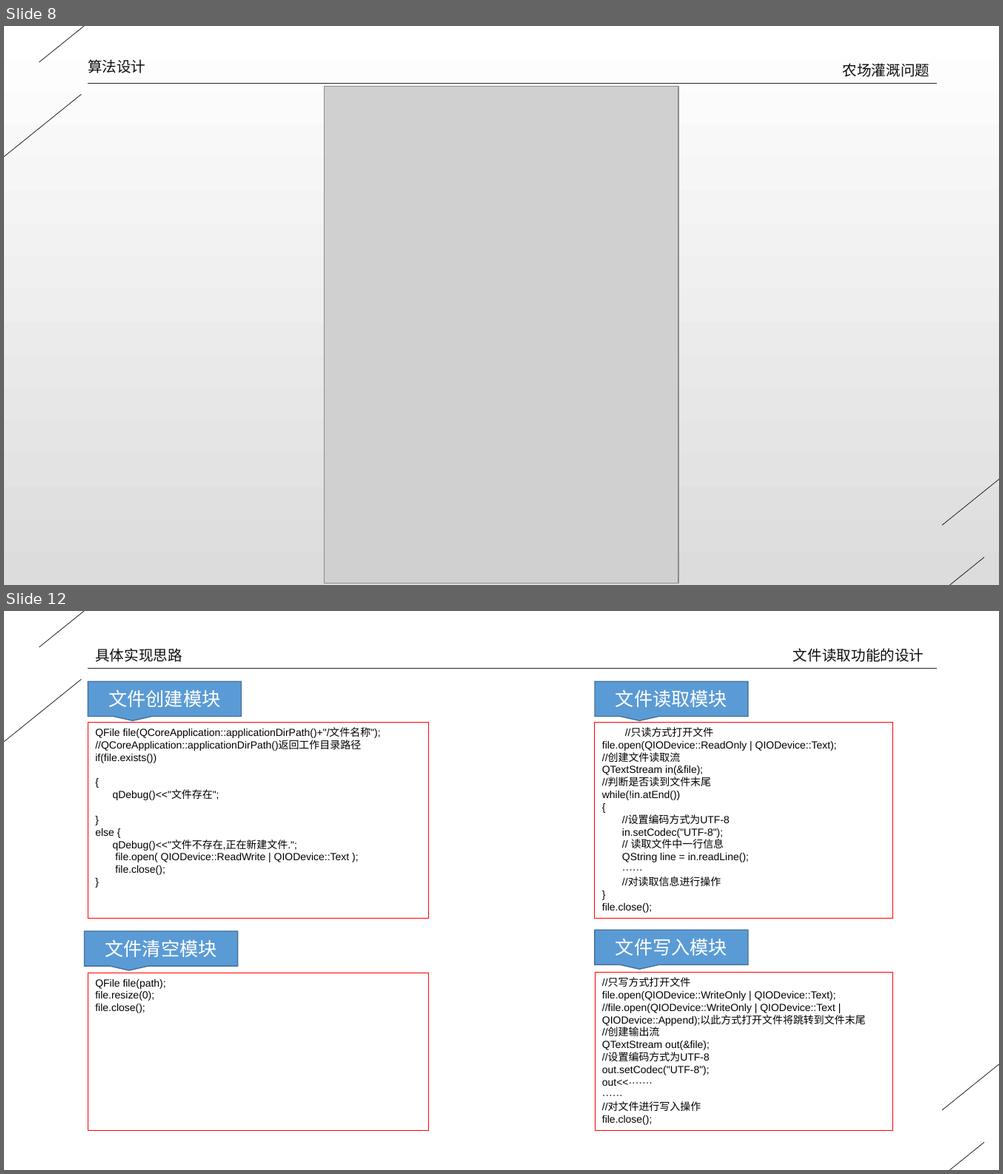
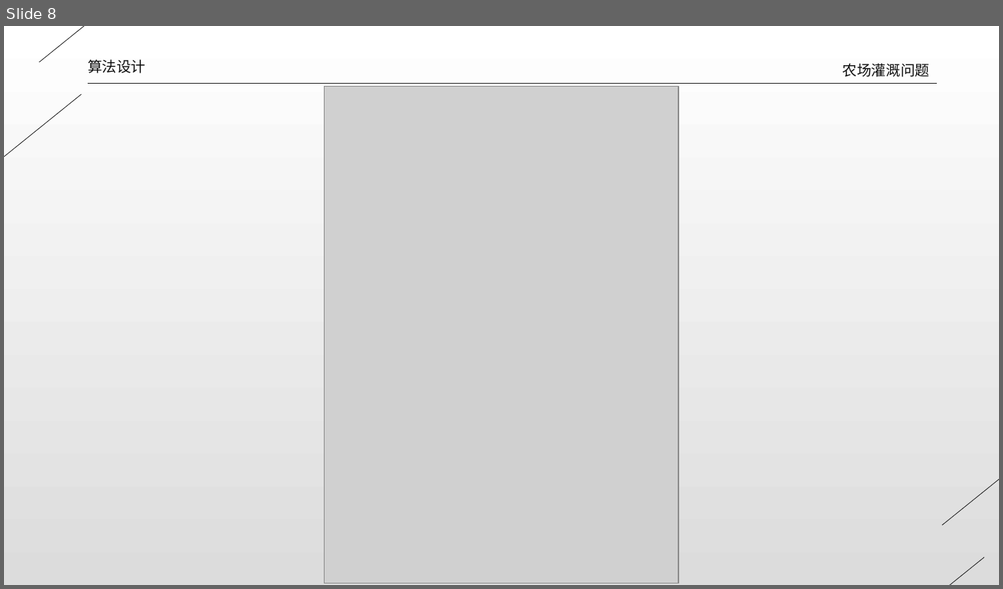
Before and after one commit to dlct-wzx/algorithmic-practice, a slide deck: 答辩ppt.pptx. Shown one above the other, each under a label of ours: slides 8 and 12 before the commit, slide 8 after it; the slides between them are not shown. The pictures are 1003x1174 and 1003x589 pixels, drawn with LibreOffice and Linux fonts; fonts in the diff are those of the drawing; grey boxes stand for pictures. Boxes give left, top, right and bottom in pixels: in the first picture for what was removed or moved away, otherwise in the second. Text is boxed around its words. In the diff, an @@ line names an element or a change of style, - is before the commit and + after.

```diff
--- a/答辩ppt.pptx
+++ b/答辩ppt.pptx
@@ slide 12 removed at bbox=[4, 611, 999, 1170], background #FFFFFF @@
@@ line removed from (238, 611) to (39, 647) @@
@@ text removed at bbox=[95, 648, 182, 662] @@
-具体实现思路
@@ text removed at bbox=[793, 648, 924, 662] @@
-文件读取功能的设计
@@ line removed from (88, 668) to (936, 668) @@
@@ line removed from (82, 680) to (4, 840) @@
@@ speech box removed at bbox=[88, 682, 242, 717] @@
-文件创建模块
@@ speech box removed at bbox=[595, 682, 748, 717] @@
-文件读取模块
@@ rectangle removed at bbox=[88, 723, 430, 918] @@
-QFile file(QCoreApplication::applicationDirPath()+"/文件名称");
-//QCoreApplication::applicationDirPath()返回工作目录路径
-if(file.exists())
-{
-qDebug()<<"文件存在";
-}
-else {
-qDebug()<<"文件不存在,正在新建文件.";
-file.open( QIODevice::ReadWrite | QIODevice::Text );
-file.close();
-}
@@ rectangle removed at bbox=[595, 722, 893, 917] @@
-//只读方式打开文件
-file.open(QIODevice::ReadOnly | QIODevice::Text);
-//创建文件读取流
-QTextStream in(&file);
-//判断是否读到文件末尾
-while(!in.atEnd())
-{
-//设置编码方式为UTF-8
-in.setCodec("UTF-8");
-// 读取文件中一行信息
-QString line = in.readLine();
-······
-//对读取信息进行操作
-}
-file.close();
@@ speech box removed at bbox=[85, 932, 238, 967] @@
-文件清空模块
@@ speech box removed at bbox=[595, 931, 748, 965] @@
-文件写入模块
@@ line removed from (999, 951) to (942, 1111) @@
@@ rectangle removed at bbox=[88, 973, 430, 1131] @@
-QFile file(path);
-file.resize(0);
-file.close();
@@ rectangle removed at bbox=[595, 973, 893, 1131] @@
-//只写方式打开文件
-file.open(QIODevice::WriteOnly | QIODevice::Text);
-//file.open(QIODevice::WriteOnly | QIODevice::Text | QIODevice::Append);以此方式打开文件将跳转到文件末尾
-//创建输出流
-QTextStream out(&file);
-//设置编码方式为UTF-8
-out.setCodec("UTF-8");
-out<<·······
-······
-//对文件进行写入操作
-file.close();
@@ line removed from (984, 1143) to (786, 1170) @@
```
Also in this commit, not shown: 6 slides changed, 7 slides added, 4 other slides removed, 10 other files.
